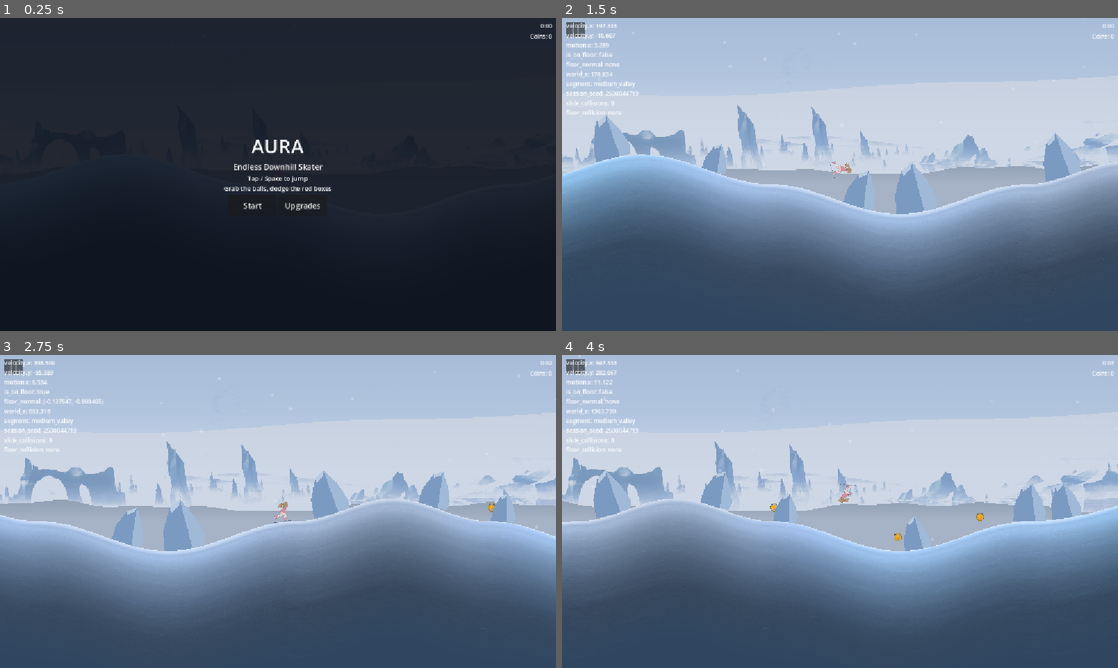
Above: before the commit, frames 1-4 (two rows, left to right).
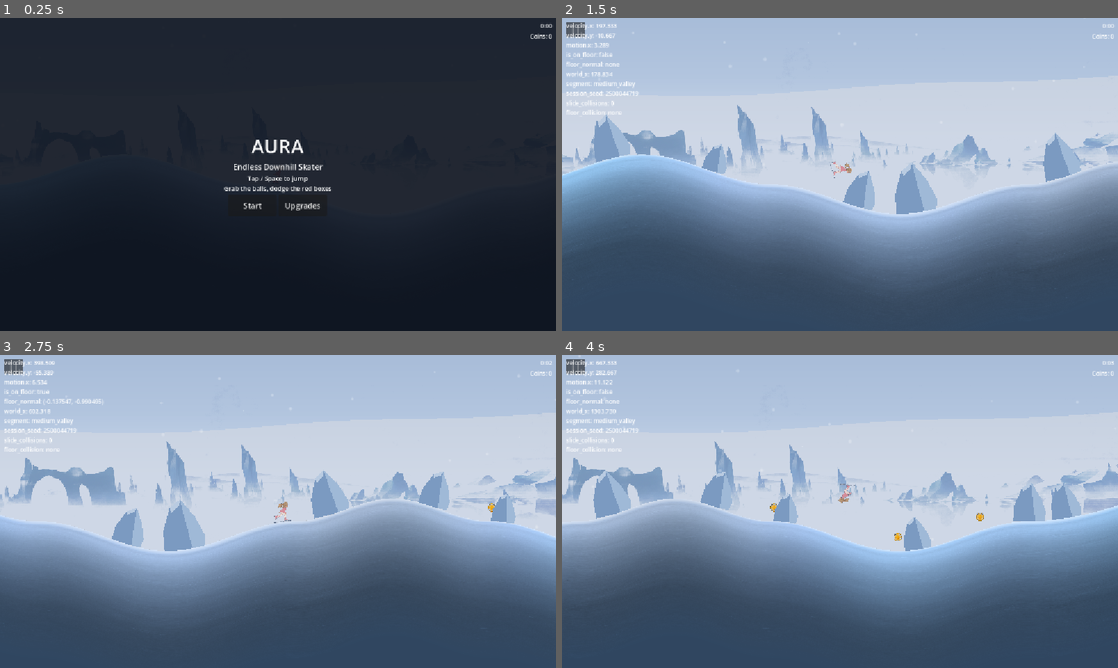
Above: after the commit, the same moments.

Repository: Kiernan-Hub/Aurora
Game: Godot game, scene res://scenes/main.tscn
Two runs of this game, one before a commit and one after it. Both use one fixed random seed, a clock stepped at 60 frames per second and the inputs below.
Inputs (mouse positions are in pixels of both pictures, inside the frame that each line leads up to):
- Up to frame 1 (0.25 s): no input
- Up to frame 2 (1.5 s): click "Start" at 0.5 s; tap Enter (ui_accept) at 1.25 s; move the mouse to (962, 158) at 1.27 s; hold Up (ui_up) from 1.28 s (still down); tap M at 1.35 s; click (962, 158) at 1.42 s
- Up to frame 3 (2.75 s): tap Enter (ui_accept) at 1.52, 1.82 s; release Up (ui_up) at 2 s; drag from (166, 527) to (250, 574) at 2.02 s
- Up to frame 4 (4 s): move the mouse to (895, 442) at 2.77 s; hold Up (ui_up) 2.78-3.5 s; tap M at 2.85 s; drag from (812, 574) to (1023, 536) at 3.52 s

The runs differ from the first frame. In frame 2, 3.5% of the frame differs, in the area x 0-97%, y 46-63%; in frame 3, 4.4%; in frame 4, 4.4%, in the area x 0-96%, y 46-63%.

Commit message:
Background: drop the last near ridge so nothing sits in front of the panorama
NearRidge was still drawing over the ice. Removed, leaving two scenery layers:

    FarPeaks   motion 0.020   peaks top at 0.203   (procedural mountains)
    IceStrip   motion 0.050   0.330 - 0.550        (the GIMP panorama)

The panorama is now the frontmost background element, with clear sky above it and
the terrain directly below. Nothing occludes it at any point.

background_generator.gd now has exactly one caller. It is left generic rather than
folded into FarPeaks, since a second ridge layer should stay a scene edit; the
header says so explicitly so the next reader does not mistake "one caller" for
"inline it". Stale NearRidge/MidRidge/FarRidge references cleaned out of its
header and bird_flock.gd's.

WORTH KNOWING BEFORE THIS IS JUDGED FINAL: the fastest-moving background element
is now IceStrip at 0.05, down from the 0.30 a near ridge used to provide. The
owner's original praise for this background was "the front layer moves faster than
the ones behind it, so it really does come together" -- that contrast is now
carried only by the terrain and the ground formations, not by scenery. If the
background reads as static, the lever is IceStrip's motion_scale, and it is not
free: loop length is texture_width * scale / motion_scale, so raising it to 0.10
halves the loop to 28s.

Gates: sky_layer_check PASS, SkyCelestial still 60/115, terrain_invariant_check
PASS. shipping_values_check still fails only on the two temporary biome knobs,
which stay uncommitted.

Co-Authored-By: Claude Opus 5 <noreply@anthropic.com>

Diff:
--- a/scenes/main.tscn
+++ b/scenes/main.tscn
@@ -61,21 +61,6 @@
 depth_t = 0.3
 silhouette_color = Color(0.68, 0.77, 0.86, 1)
 
-[node name="NearRidge" type="ParallaxLayer" parent="ParallaxBackground"]
-motion_scale = Vector2(0.26, 0)
-script = ExtResource("4")
-player_path = NodePath("../../Player")
-shape_kind = 0
-depth_t = 1.0
-base_y_fraction = 0.63
-silhouette_color = Color(0.45, 0.56, 0.69, 1)
-ridge_height_min = 18.0
-ridge_height_max = 52.0
-ridge_period_scale = 0.62
-haze_color = Color(0.85, 0.9, 0.95, 0.52)
-haze_rise = 100.0
-rng_salt = 303
-
 [node name="BirdFlock" type="CanvasLayer" parent="."]
 layer = -60
 
--- a/scripts/systems/background_generator.gd
+++ b/scripts/systems/background_generator.gd
@@ -3,17 +3,19 @@
 class_name BackgroundGenerator
 
 # One layer of background scenery: a recycled strip of silhouette, plus the haze that
-# veils it. main.tscn attaches this same script to three ParallaxLayers (FarRidge,
-# FarPeaks, NearRidge) which differ only by their @export values -- the recycling logic
-# exists once, and a new layer is a scene edit rather than a new script.
+# veils it. main.tscn attaches this script to FarPeaks alone -- the distant mountain
+# range, and the only procedural scenery layer left, now that everything nearer is either
+# the raster panorama (background_strip.gd) or the terrain itself. It stays generic rather
+# than being folded into its one caller, because a second ridge layer should be a scene
+# edit rather than a new script.
 #
 # HOW DEPTH IS PRODUCED, since it is not obvious from any single value:
 #
 #   * Colour. Distant ridges sit closer to the sky colour and near ones further from it
-#     (atmospheric perspective). Under a PALE sky that means far = lighter, so FarRidge is
-#     the lightest scenery and NearRidge the darkest.
-#   * Parallax rate. Far layers scroll slower, so FarPeaks sits at 0.02 and NearRidge at
-#     0.26. The raster IceStrip sits between them at 0.05 -- see background_strip.gd.
+#     (atmospheric perspective). Under a PALE sky that means far = lighter, so FarPeaks at
+#     depth_t 0 is the lightest scenery on screen and the panorama in front of it darker.
+#   * Parallax rate. Far layers scroll slower: FarPeaks sits at 0.02, behind the raster
+#     IceStrip's 0.05 -- see background_strip.gd.
 #   * Haze. Each layer owns two child containers, built once in _ready(): "Ridges" then
 #     "Haze". Because Haze is added second it draws over every silhouette in ITS OWN
 #     layer and only that layer -- so layer N's haze veils layer N, and layer N+1's
--- a/scripts/systems/bird_flock.gd
+++ b/scripts/systems/bird_flock.gd
@@ -24,7 +24,7 @@
 # would just be clutter over the obstacles/coins the player is reading.
 
 const BIRD_COUNT: int = 4
-# Mid-dark, same family as NearRidge/MidRidge (docs/development/visuals.md palette) so a
+# Mid-dark, same family as the near scenery (docs/development/visuals.md palette) so a
 # bird reads as part of the distant scenery rather than a foreground gameplay object.
 const BIRD_COLOR: Color = Color(0.4, 0.49, 0.6, 0.88)
 const WING_LENGTH_MIN: float = 12.0
